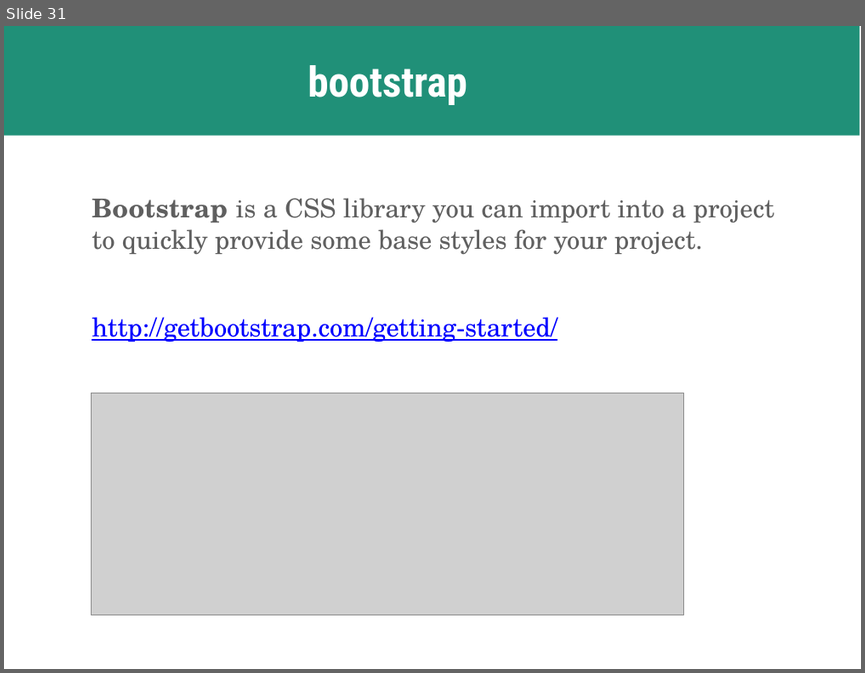
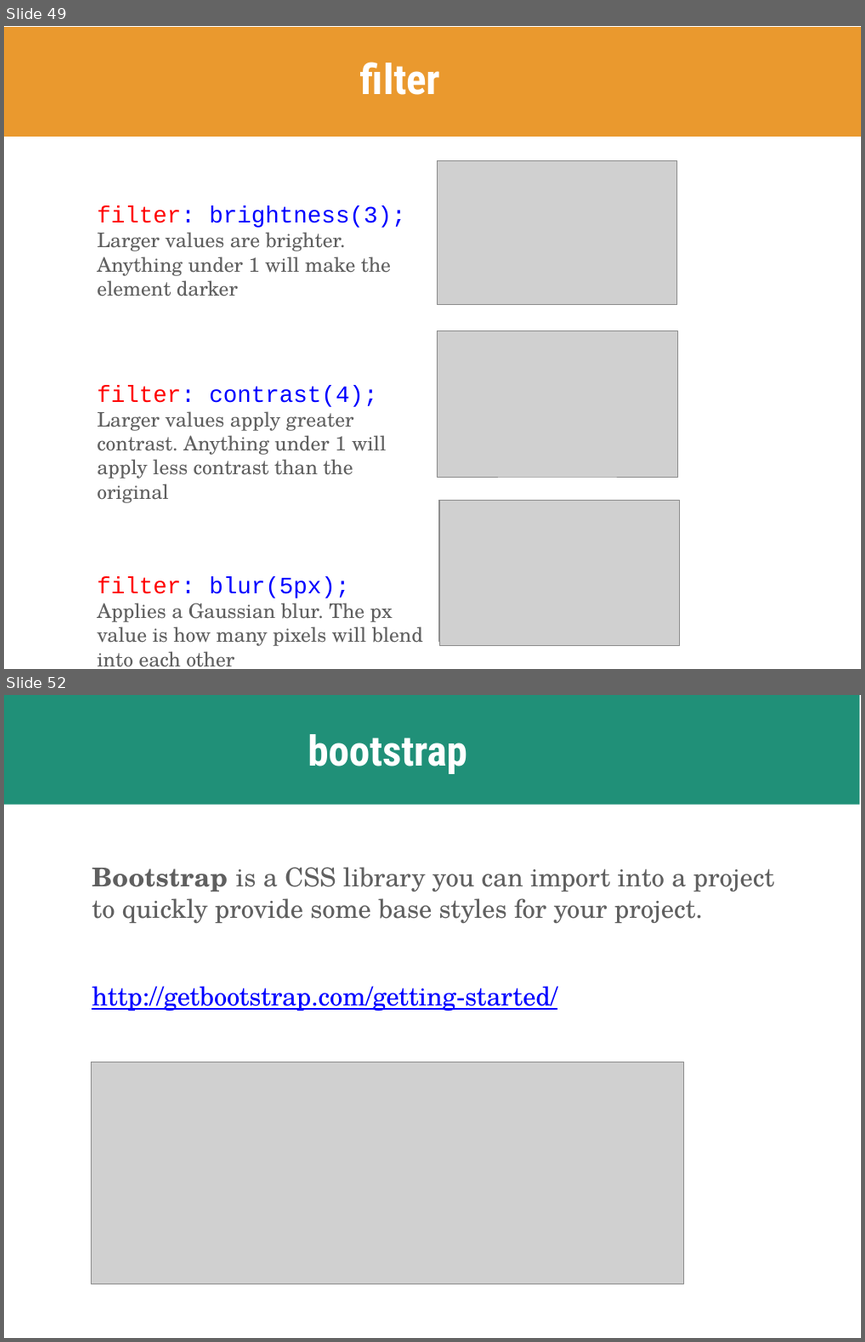
Before and after one commit to skornfeld/svc-class-jan-2018, a slide deck: slides/week-5.pptx. Shown one above the other, each under a label of ours: slide 31 before the commit, slides 49 and 52 after it; the slides between them are not shown. The pictures are 865x673 and 865x1342 pixels, drawn with LibreOffice and Linux fonts; fonts in the diff are those of the drawing; grey boxes stand for pictures. Boxes give left, top, right and bottom in pixels: in the first picture for what was removed or moved away, otherwise in the second. Text is boxed around its words. In the diff, an @@ line names an element or a change of style, - is before the commit and + after.

```diff
--- a/slides/week-5.pptx
+++ b/slides/week-5.pptx
@@ slide 49 added at box(4, 26, 861, 669), background #FFFFFF @@
@@ freeform shape added at box(4, 27, 861, 136), fill #EA992E @@
@@ title added at box(359, 62, 439, 95), 50 pt, text #FFFFFF, bold @@
+filter
@@ picture added at box(438, 160, 677, 305) @@
@@ text added at box(97, 206, 423, 667), 24 pt, text #5F5F5F @@
+filter: brightness(3);
+Larger values are brighter. Anything under 1 will make the element darker
+filter: contrast(4);
+Larger values apply greater contrast. Anything under 1 will apply less contrast than the original
+filter: blur(5px);
+Applies a Gaussian blur. The px value is how many pixels will blend into each other
@@ picture added at box(437, 331, 678, 476) @@
@@ picture added at box(438, 331, 671, 471) @@
@@ picture added at box(439, 500, 674, 641) @@
@@ picture added at box(439, 499, 679, 645) @@
@@ what was slide 31 is now slide 52 @@
```
Also in this commit, not shown: 6 slides changed, 21 other slides added, 1 slide removed, 1 other file.
